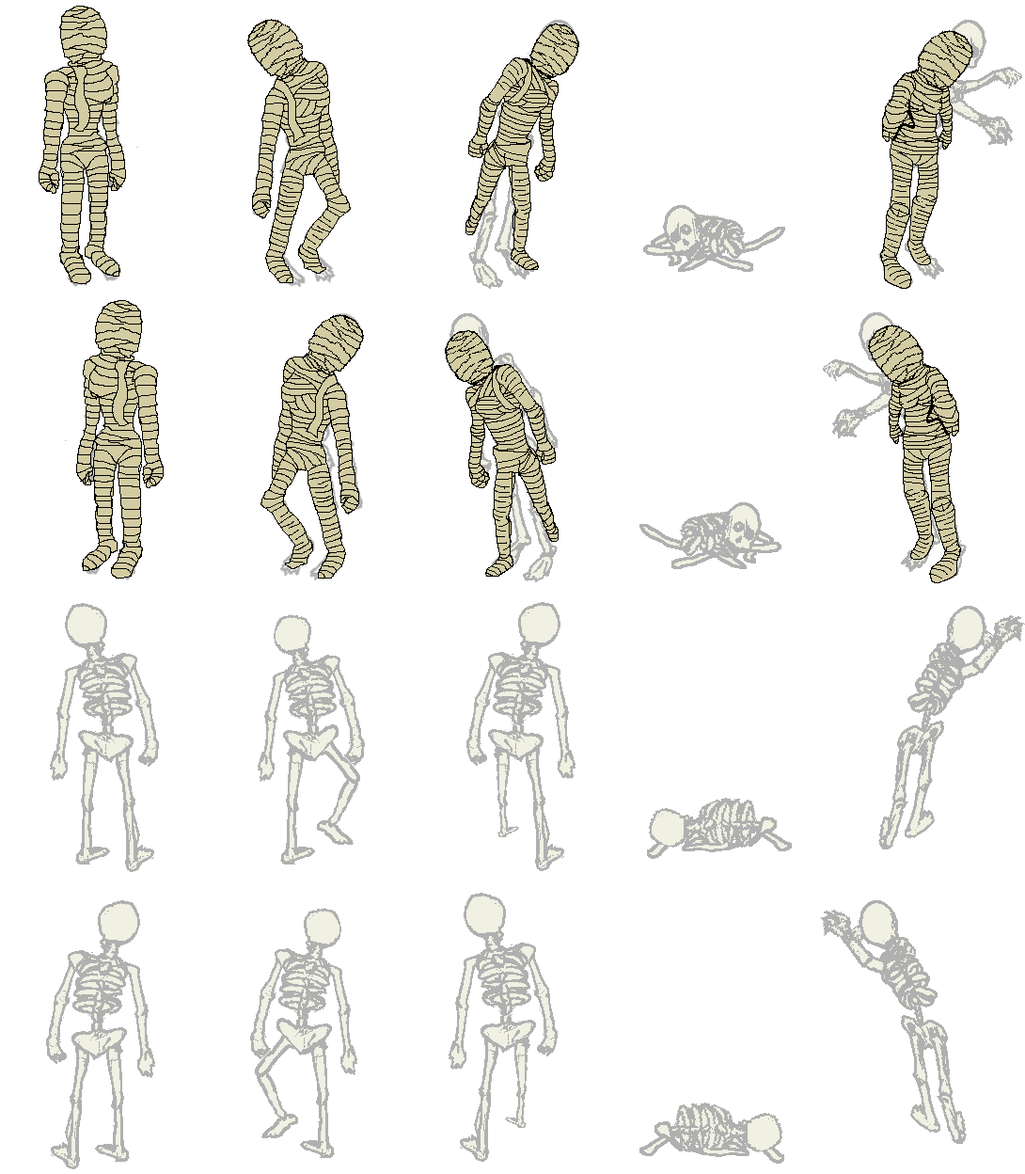
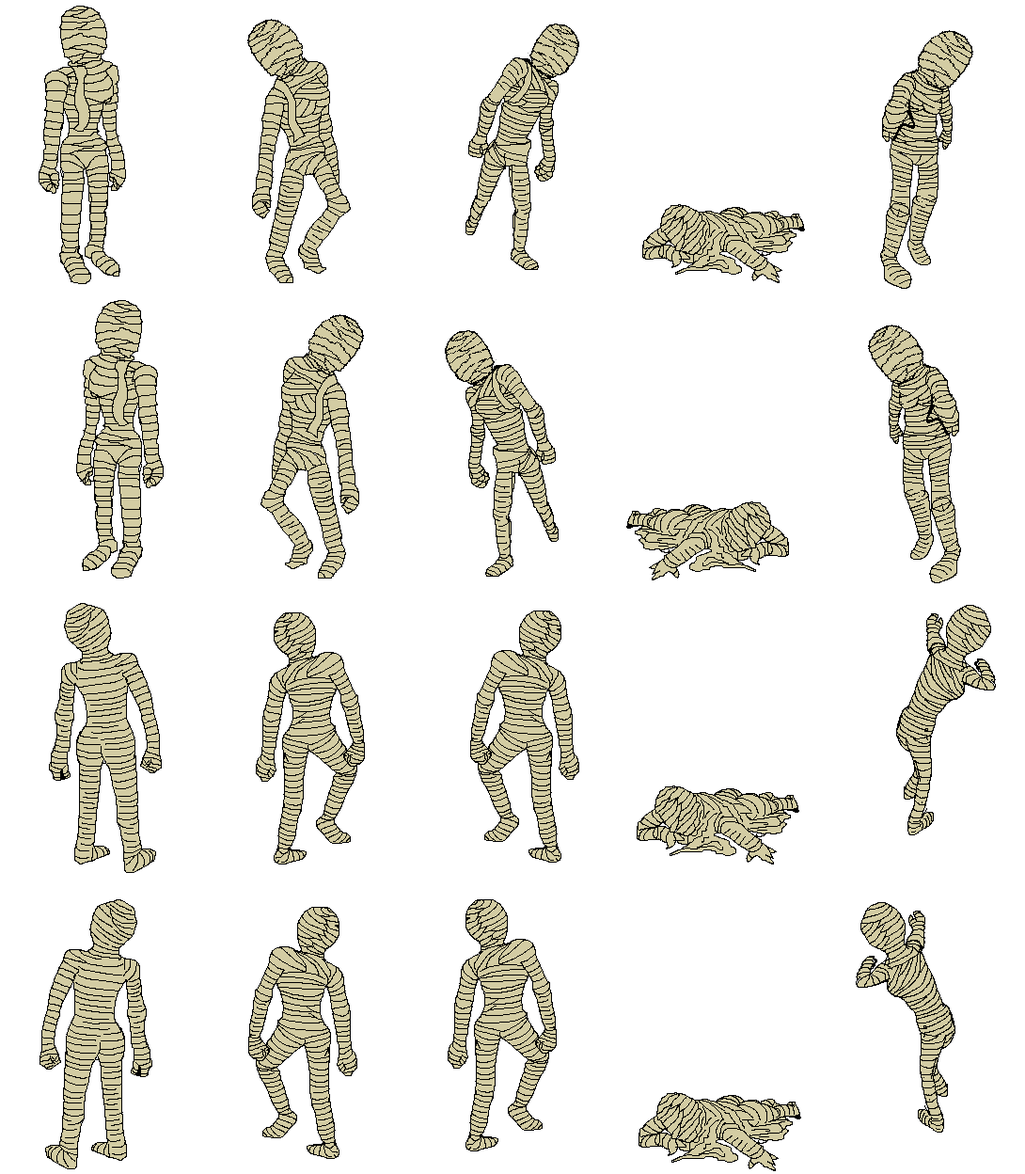
Layers edited between the first and the second 1025x1174 image:
painted on "mummy" over <box>39,204,997,1171</box>
hid "monster05.png" over <box>39,16,1025,1170</box>
